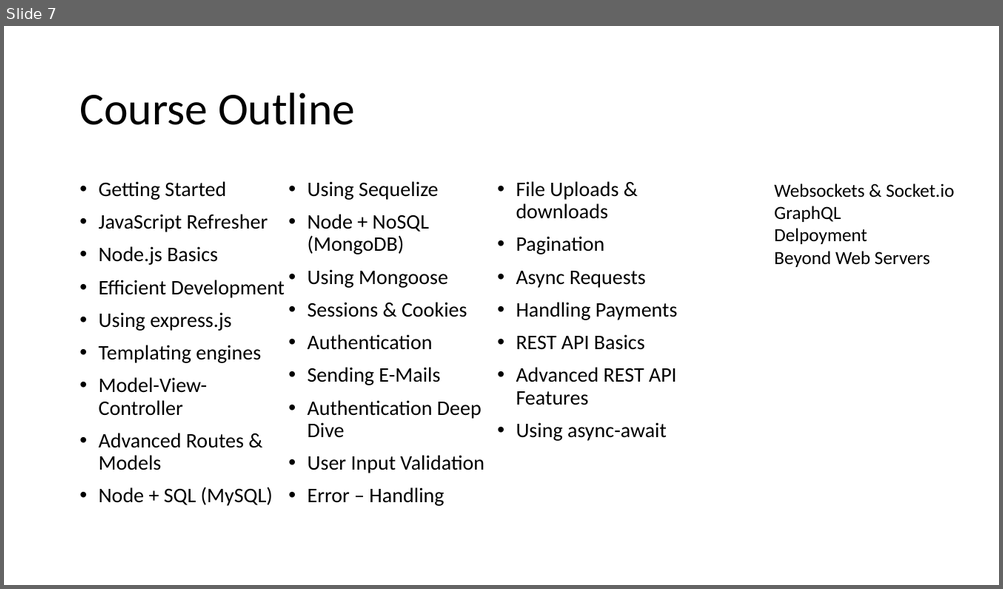
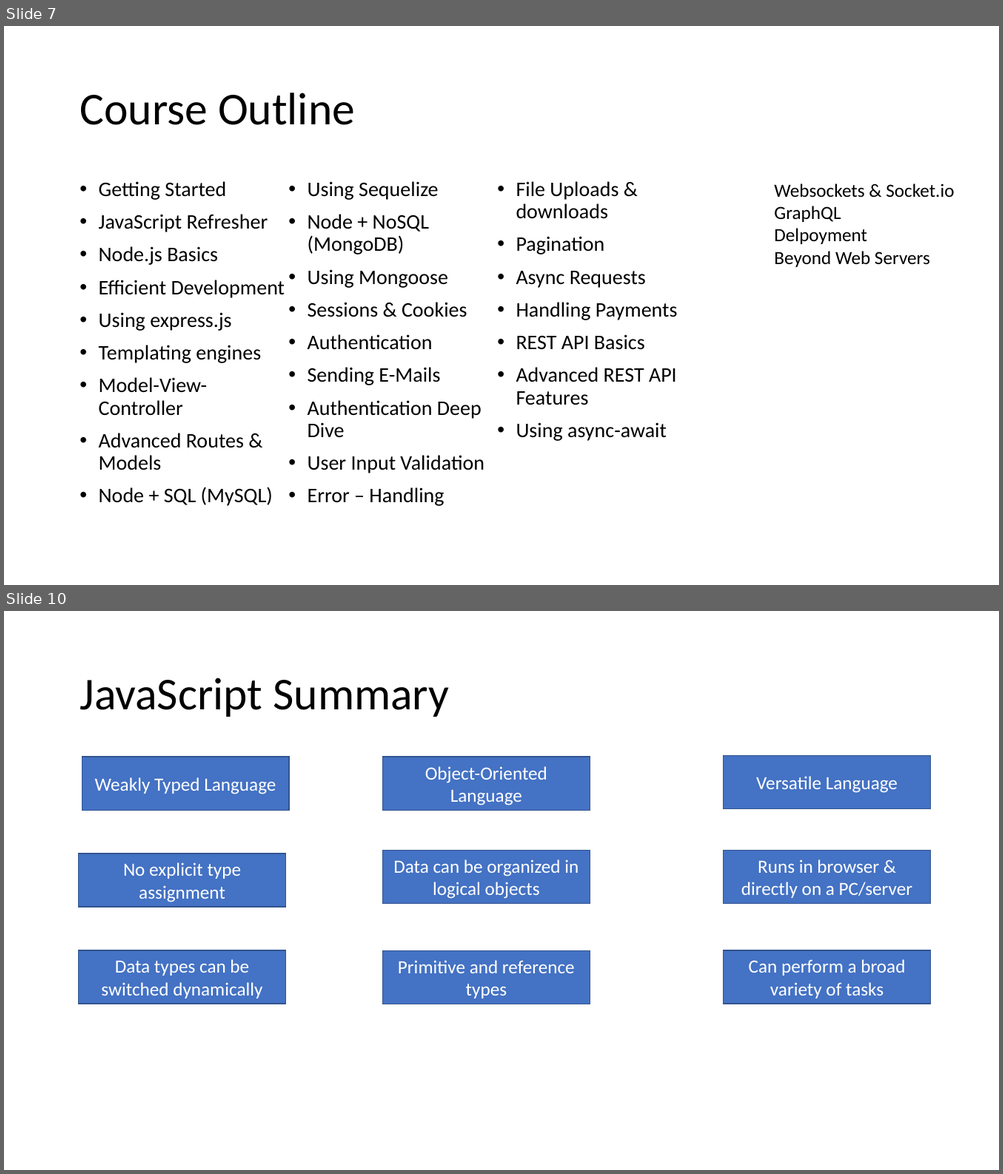
Before and after one commit to PiyushChaturvedii/Batch04, a slide deck: What is Node.pptx. Shown one above the other, each under a label of ours: slide 7 before the commit, slides 7 and 10 after it; the slides between them are not shown. The pictures are 1003x589 and 1003x1174 pixels, drawn with LibreOffice and Linux fonts; fonts in the diff are those of the drawing. Boxes give left, top, right and bottom in pixels: in the first picture for what was removed or moved away, otherwise in the second. Text is boxed around its words. In the diff, an @@ line names an element or a change of style, - is before the commit and + after.

Commit message:
JavaScript Revision

```diff
--- a/What is Node.pptx
+++ b/What is Node.pptx
@@ slide 10 added at (x1=4, y1=611, x2=999, y2=1170), background #FFFFFF @@
@@ title added at (x1=79, y1=678, x2=449, y2=717), 44 pt, text #000000 @@
+JavaScript Summary
@@ rectangle added at (x1=82, y1=758, x2=289, y2=811), fill #4472C4, outline #325491 1 pt, 18 pt, text #FFFFFF @@
+Weakly Typed Language
@@ rectangle added at (x1=382, y1=758, x2=589, y2=811), fill #4472C4, outline #325491 1 pt, 18 pt, text #FFFFFF @@
+Object-Oriented Language
@@ rectangle added at (x1=723, y1=756, x2=930, y2=809), fill #4472C4, outline #325491 1 pt, 18 pt, text #FFFFFF @@
+Versatile Language
@@ rectangle added at (x1=79, y1=854, x2=286, y2=907), fill #4472C4, outline #325491 1 pt, 18 pt, text #FFFFFF @@
+No explicit type assignment
@@ rectangle added at (x1=382, y1=851, x2=589, y2=904), fill #4472C4, outline #325491 1 pt, 18 pt, text #FFFFFF @@
+Data can be organized in logical objects
@@ rectangle added at (x1=723, y1=851, x2=930, y2=904), fill #4472C4, outline #325491 1 pt, 18 pt, text #FFFFFF @@
+Runs in browser & directly on a PC/server
@@ rectangle added at (x1=79, y1=951, x2=286, y2=1004), fill #4472C4, outline #325491 1 pt, 18 pt, text #FFFFFF @@
+Data types can be switched dynamically
@@ rectangle added at (x1=382, y1=951, x2=589, y2=1005), fill #4472C4, outline #325491 1 pt, 18 pt, text #FFFFFF @@
+Primitive and reference types
@@ rectangle added at (x1=723, y1=951, x2=930, y2=1004), fill #4472C4, outline #325491 1 pt, 18 pt, text #FFFFFF @@
+Can perform a broad variety of tasks
```
Also in this commit, not shown: 4 other slides added, 2 other files.
